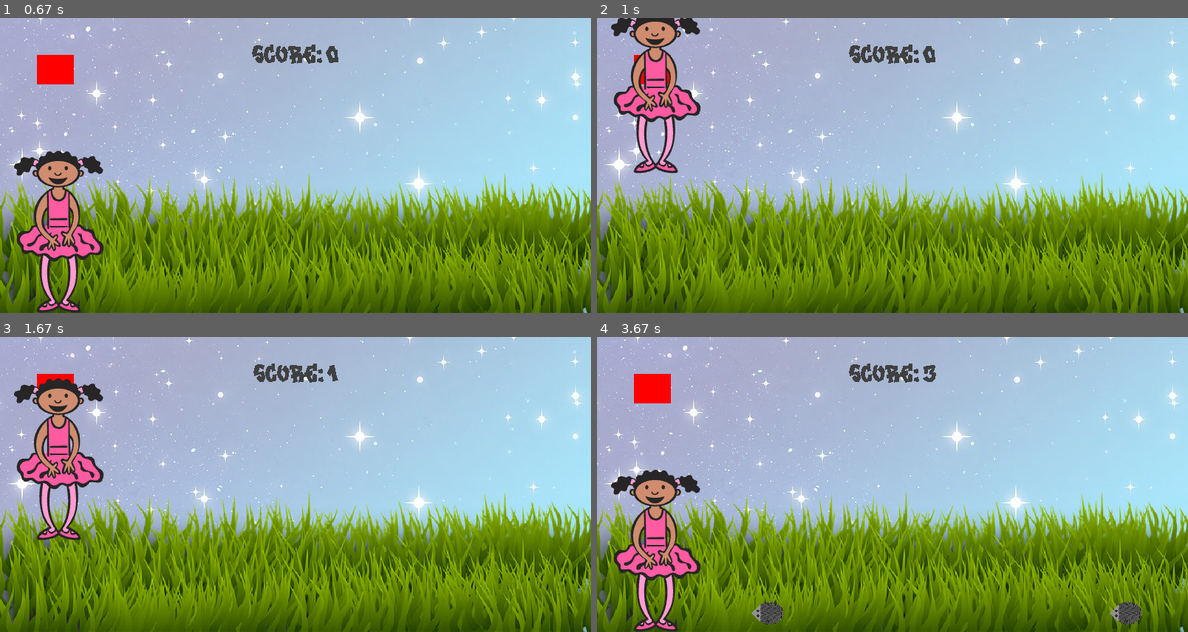
Above: before the commit, frames 1-4 (two rows, left to right).
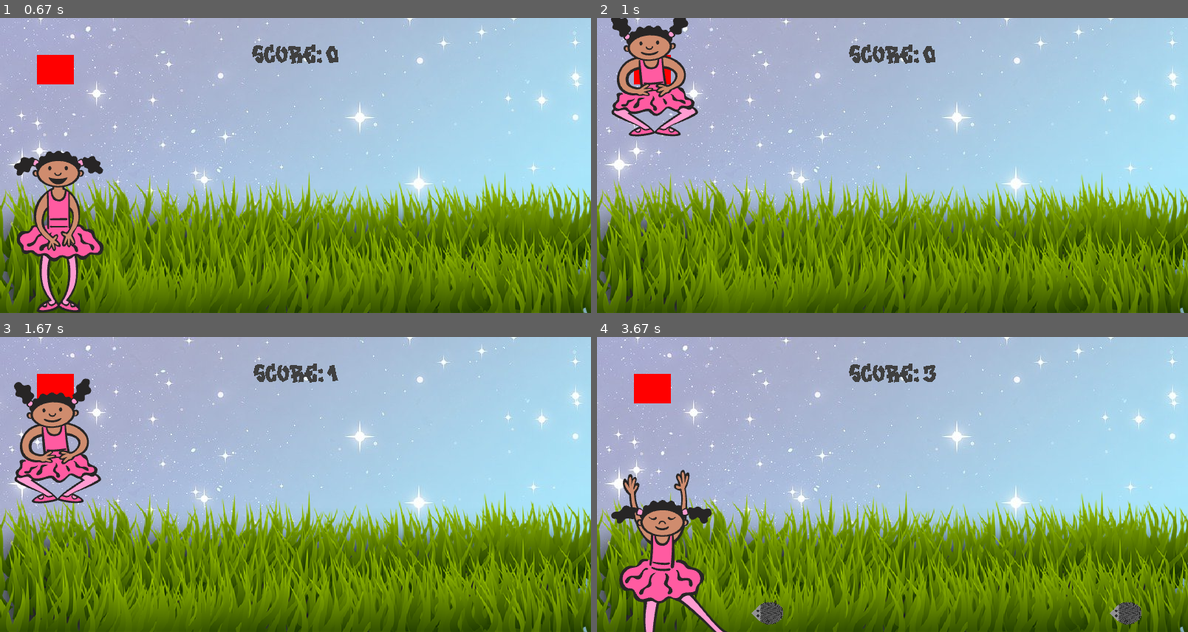
Above: after the commit, the same moments.

Repository: uazamula/python1stProjectGrid
Game: pygame game, started from pygame_tutorial/main.py
The game is run twice, just before and just after one commit, with the same random seed, the same clock (stepped at 60 frames per second) and the same inputs.
Inputs (mouse positions are in pixels of both pictures, inside the frame that each line leads up to):
- Up to frame 1 (0.67 s): tap Space at 0.33 s
- Up to frame 2 (1 s): press the mouse at (656, 230) at 0.7 s; move the mouse to (797, 230) at 0.8 s; release the mouse at (939, 227) at 0.93 s
- Up to frame 3 (1.67 s): press the mouse at (59, 549) at 1.53 s; move the mouse to (147, 540) at 1.63 s
- Up to frame 4 (3.67 s): release the mouse at (833, 531) at 1.77 s; click (667, 567) at 2.88 s

Frame 1 is identical in both runs. In frame 2, 4.0% of the frame differs, in the area x 2-18%, y 0-53%; in frame 3, 4.1%; in frame 4, 5.4%, in the area x 2-22%, y 45-100%.

Commit message:
Pixel runner. 3:01:00 Many obstacles Player moves

Diff:
--- a/pygame_tutorial/main.py
+++ b/pygame_tutorial/main.py
@@ -33,6 +33,17 @@
         for obstacle_rect in obstacles:
             if player.colliderect(obstacle_rect): return False
     return True
+
+
+def player_animation():
+    global player_surf, player_index
+    if player_rect.bottom < HEDGEHOG_L_BOTTOM:
+        player_surf = player_jump
+    else:
+        player_index += 0.08
+        if player_index >= len(player_walk):
+            player_index = 0
+        player_surf = player_walk[int(player_index)]
 
 
 pygame.init()
@@ -82,7 +93,13 @@
 
 MAX_X = 600
 snail_x_pos = MAX_X
-player_surf = pygame.image.load('graphics/ballerina_a.png').convert_alpha()
+player_walk1 = pygame.image.load('graphics/ballerina_a.png').convert_alpha()
+player_walk2 = pygame.image.load('graphics/ballerina_d.png').convert_alpha()
+player_walk = [player_walk1, player_walk2]
+player_index = 0
+player_surf = player_walk[player_index]
+
+player_jump = pygame.image.load('graphics/ballerina_b.png').convert_alpha()
 
 player_rect = player_surf.get_rect(midbottom=(screen_width // 2, screen_height))
 
@@ -170,11 +187,13 @@
         if player_rect.bottom >= ground_rect.bottom:
             player_rect.bottom = ground_rect.bottom
 
+        player_animation()
+
         screen.blit(player_surf, player_rect)
 
         # Obstacle movement
         obstacle_rect_list = obstacle_movement(obstacle_rect_list)
-        game_active = collisions(player_rect,obstacle_rect_list)
+        game_active = collisions(player_rect, obstacle_rect_list)
 
         # keys = pygame.key.get_pressed()
         # print(keys[pygame.K_SPACE])
@@ -190,8 +209,8 @@
         screen.fill((94, 129, 162))
         screen.blit(player_stand, player_stand_rect)
         obstacle_rect_list.clear()
-        player_rect.midbottom=(80,300)
-        player_gravity=0
+        player_rect.midbottom = (80, 300)
+        player_gravity = 0
 
         score_message = test_font.render(f'Your score: {score}', False,
                                          (63, 63, 63))
